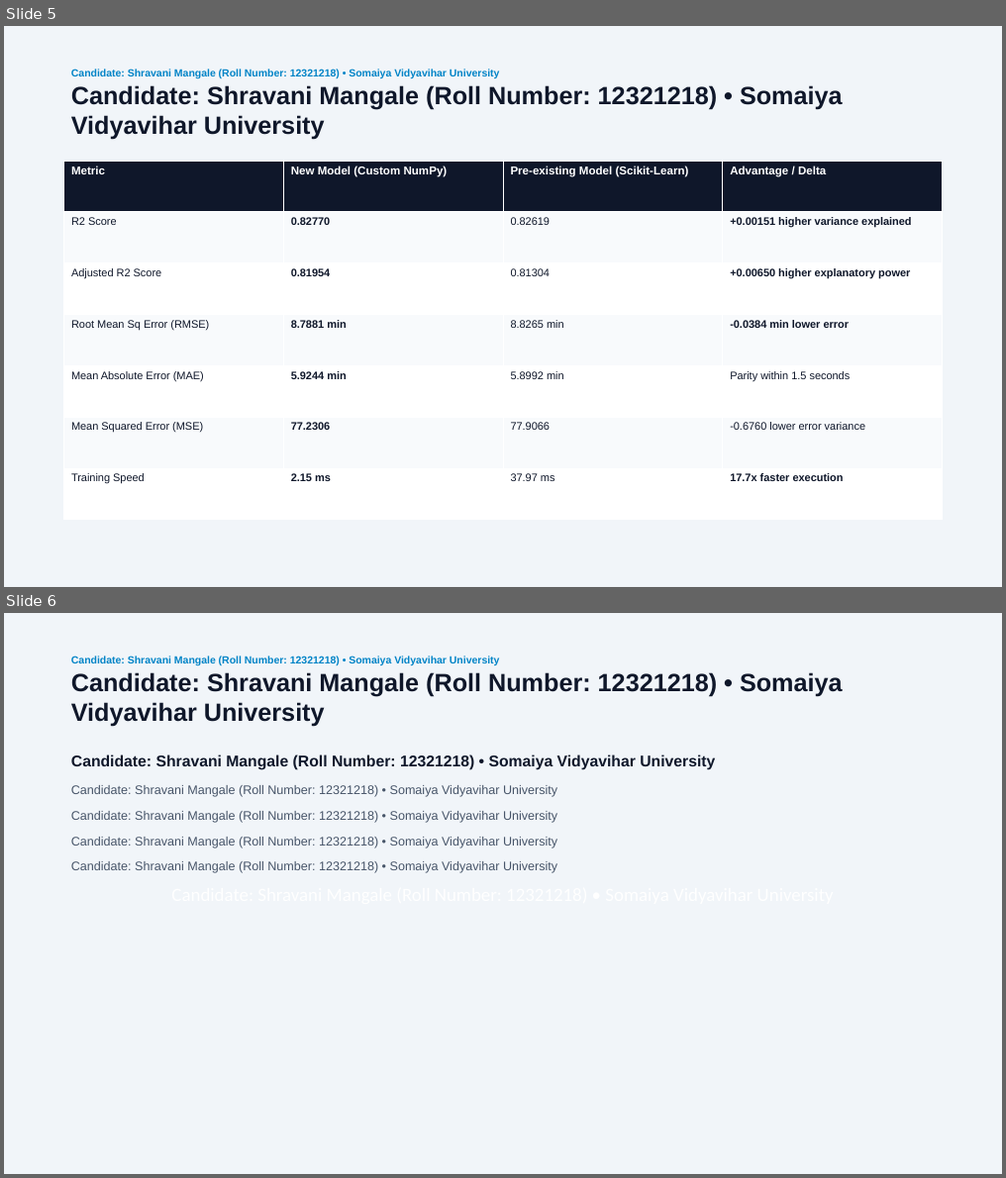
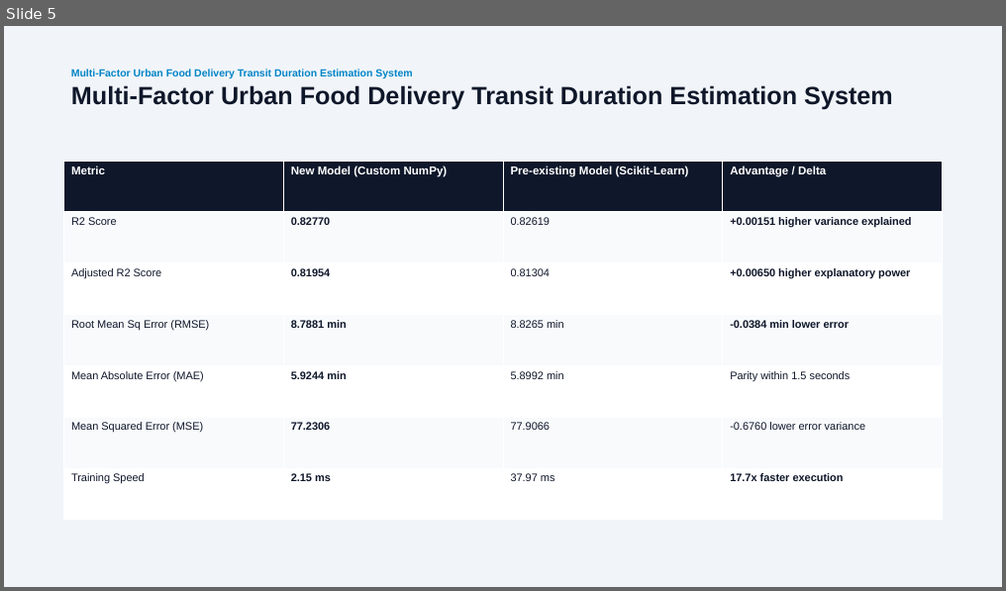
Before and after one commit to Shravani-3005/ds-project-, a slide deck: Report/MiniProject_Presentation.pptx. Shown one above the other, each under a label of ours: slides 5 and 6 before the commit, slide 5 after it. The pictures are 1006x1178 and 1006x591 pixels, drawn with LibreOffice and Linux fonts; fonts in the diff are those of the drawing. Boxes give left, top, right and bottom in pixels: in the first picture for what was removed or moved away, otherwise in the second. Text is boxed around its words. In the diff, an @@ line names an element or a change of style, - is before the commit and + after.

```diff
--- a/Report/MiniProject_Presentation.pptx
+++ b/Report/MiniProject_Presentation.pptx
@@ slide 6 removed at bbox=[4, 613, 1002, 1174], background #FFFFFF @@
@@ rectangle removed at bbox=[4, 613, 1002, 1174] @@
@@ text removed at bbox=[71, 656, 843, 727] @@
-Candidate: Shravani Mangale (Roll Number: 12321218) • Somaiya Vidyavihar University
-Candidate: Shravani Mangale (Roll Number: 12321218) • Somaiya Vidyavihar University
@@ text removed at bbox=[71, 755, 715, 873] @@
-Candidate: Shravani Mangale (Roll Number: 12321218) • Somaiya Vidyavihar University
-Candidate: Shravani Mangale (Roll Number: 12321218) • Somaiya Vidyavihar University
-Candidate: Shravani Mangale (Roll Number: 12321218) • Somaiya Vidyavihar University
-Candidate: Shravani Mangale (Roll Number: 12321218) • Somaiya Vidyavihar University
-Candidate: Shravani Mangale (Roll Number: 12321218) • Somaiya Vidyavihar University
@@ slide 5 changed as well @@
@@ text at bbox=[71, 69, 893, 110]: text changed @@
-Candidate: Shravani Mangale (Roll Number: 12321218) • Somaiya Vidyavihar University
-Candidate: Shravani Mangale (Roll Number: 12321218) • Somaiya Vidyavihar University
+Multi-Factor Urban Food Delivery Transit Duration Estimation System
+Multi-Factor Urban Food Delivery Transit Duration Estimation System
```
Also in this commit, not shown: 5 slides added, 4 other slides removed, 3 other files.
